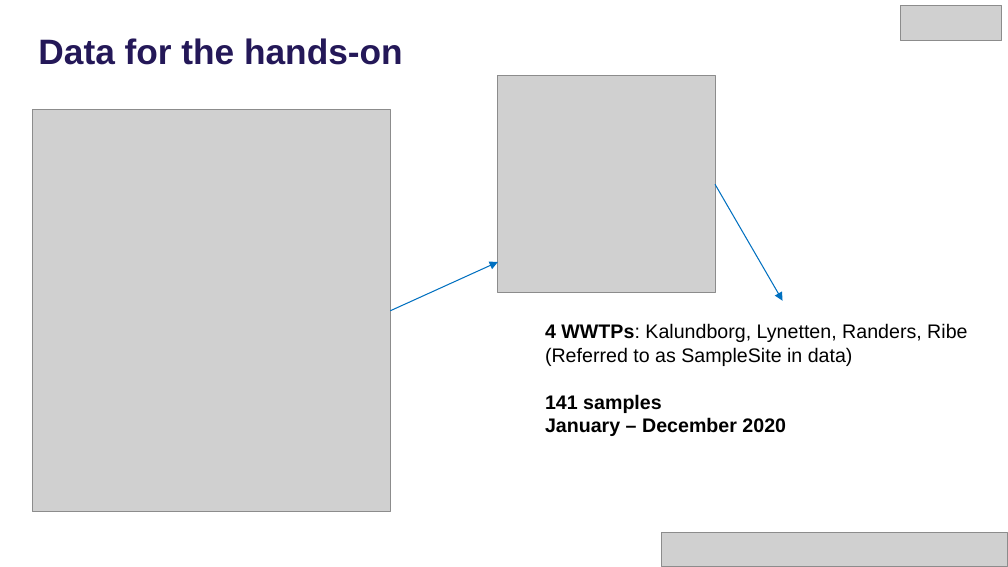
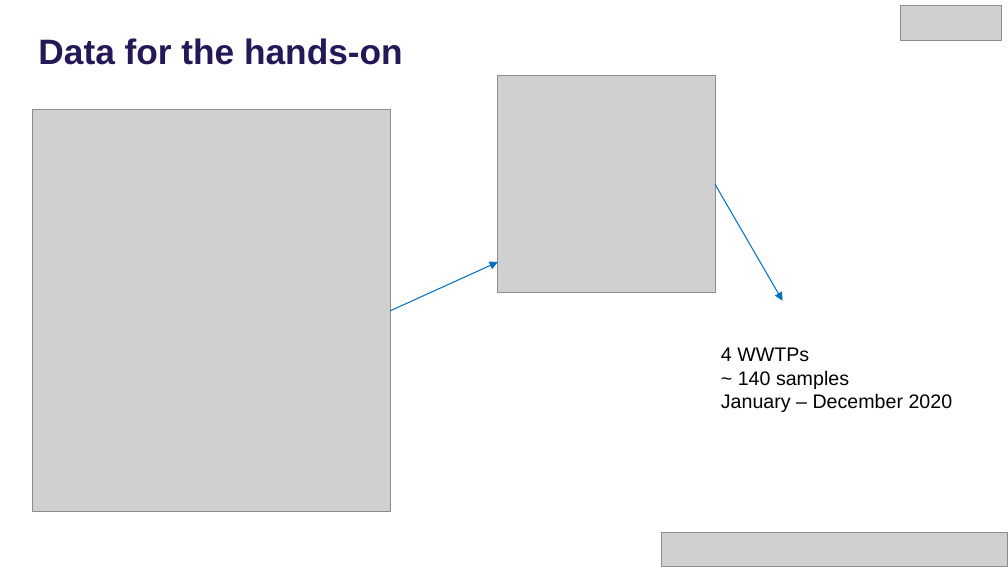
Before and after one commit to mpeces/MiDAS_course_2025, a slide deck: slide 7 of presentations/Hands-on_Setup.pptx (slide 4 before the commit). Drawn at 1008x567 pixels with LibreOffice and Linux fonts; fonts in the diff are those of the drawing; grey boxes stand for pictures. Boxes give left, top, right and bottom in pixels: in the first picture for what was removed or moved away, otherwise in the second. Text is boxed around its words. In the diff, an @@ line names an element or a change of style, - is before the commit and + after.

```diff
--- a/presentations/Hands-on_Setup.pptx
+++ b/presentations/Hands-on_Setup.pptx
@@ text "4 WWTPs": place and size @@
-text "4 WWTPs" at [545,323,967,436]
+text "4 WWTPs" at [721,347,953,412]
@@ text at [721,347,849,389]: text changed @@
-4 WWTPs: Kalundborg, Lynetten, Randers, Ribe (Referred to as SampleSite in data)
-141 samples
+4 WWTPs
+~ 140 samples
@@ text at [721,393,953,412]: bold off in "January – December 2020" @@
```
Also in this commit, not shown: 6 other slides changed, 1 slide added, 7 slides removed, 1 other file.
